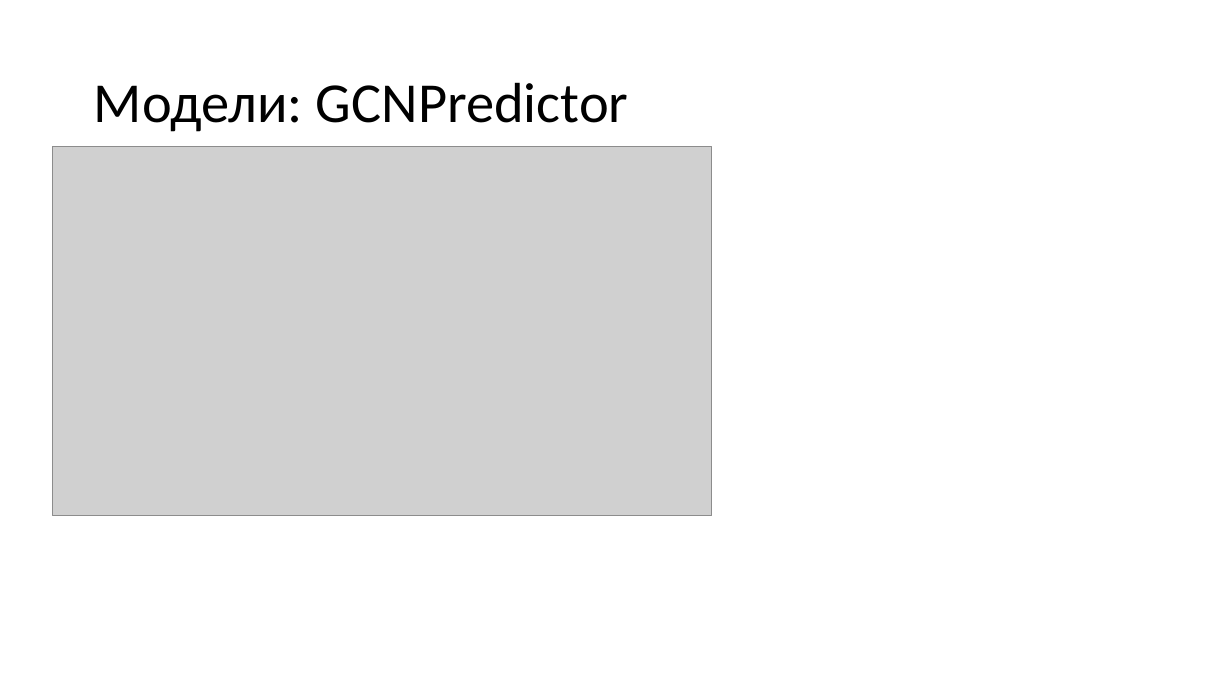
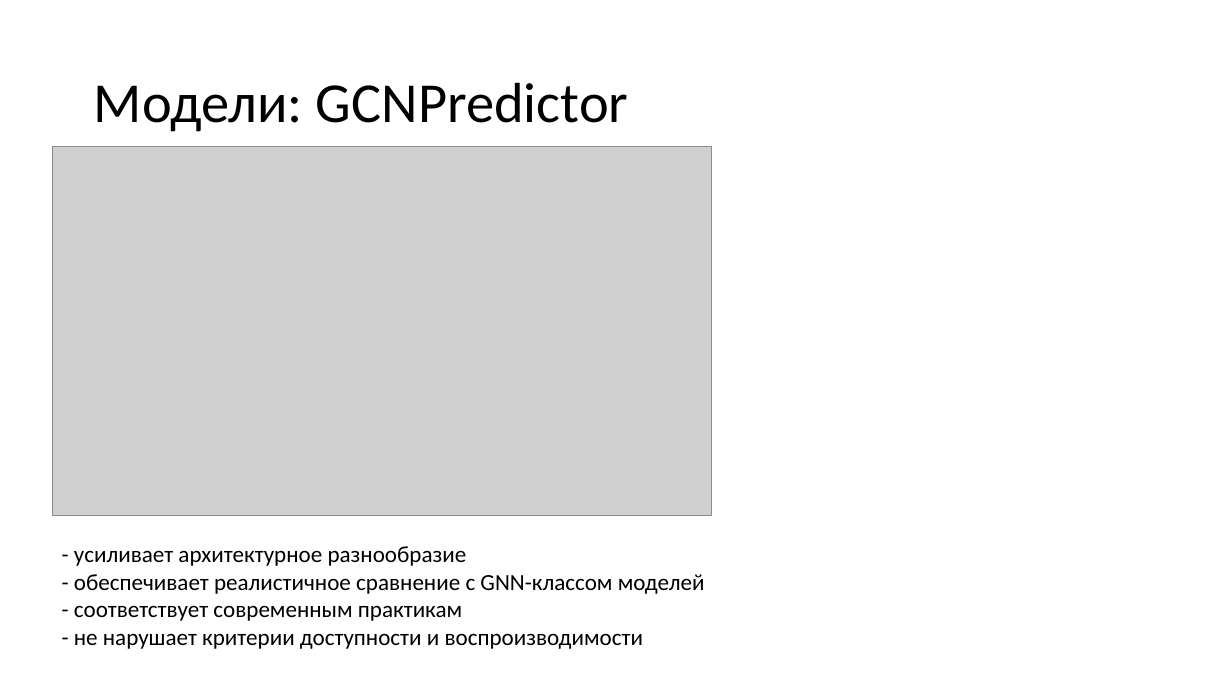
Before and after one commit to Levaaaaaa/BSU, a slide deck: slide 6 of sem_6/course_paper/course_paper/Snezhko_course_paper.pptx (slide 7 before the commit). Drawn at 1232x693 pixels with LibreOffice and Linux fonts; fonts in the diff are those of the drawing; grey boxes stand for pictures. Boxes give left, top, right and bottom in pixels: in the first picture for what was removed or moved away, otherwise in the second. Text is boxed around its words. In the diff, an @@ line names an element or a change of style, - is before the commit and + after.

Commit message:
course paper 2025: update presentation and text

```diff
--- a/sem_6/course_paper/course_paper/Snezhko_course_paper.pptx
+++ b/sem_6/course_paper/course_paper/Snezhko_course_paper.pptx
@@ text added at (74,546,705,649), 18 pt, text #000000 @@
+- усиливает архитектурное разнообразие
+- обеспечивает реалистичное сравнение с GNN-классом моделей
+- соответствует современным практикам
+- не нарушает критерии доступности и воспроизводимости
```
Also in this commit, not shown: 7 other slides changed, 2 slides added, 1 slide removed, 4 other files.
